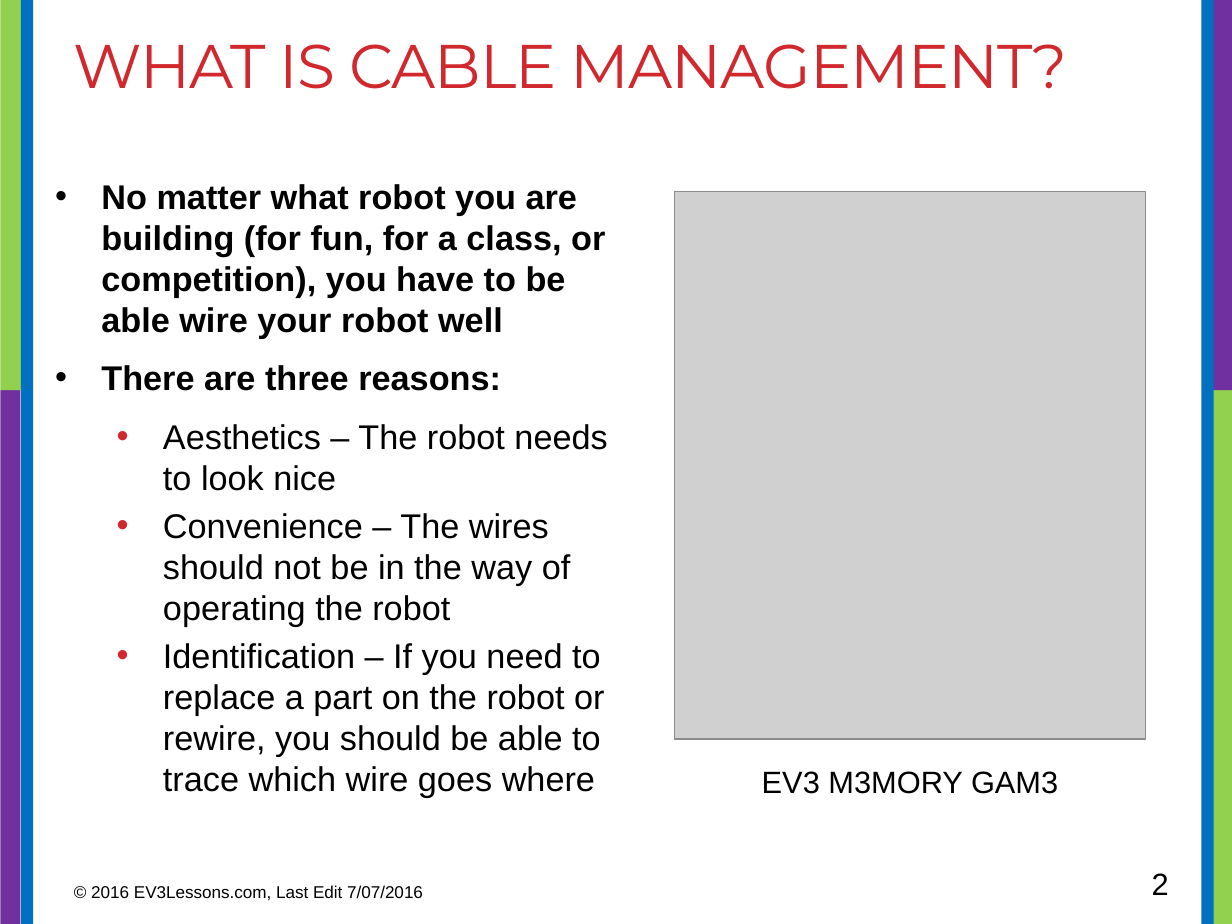
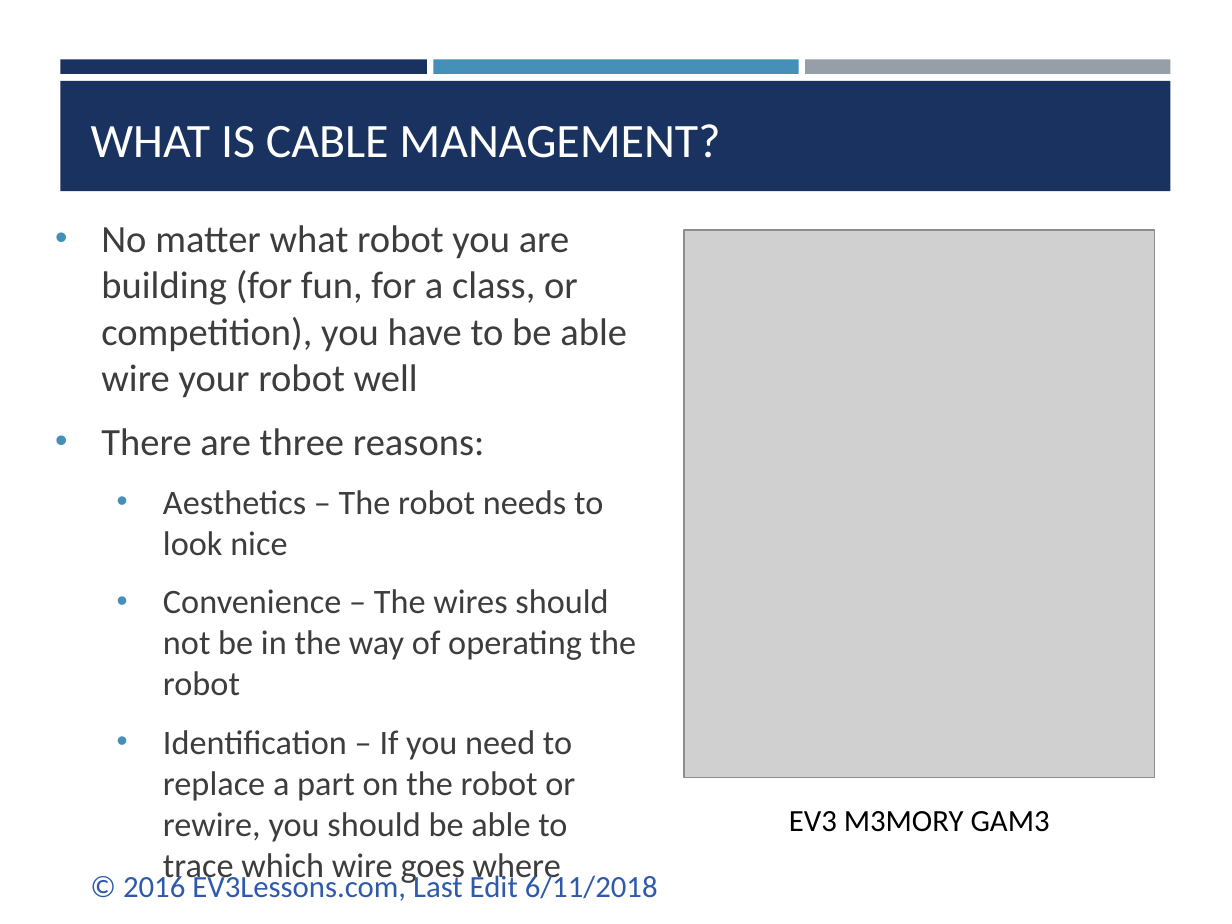
Before and after one commit to ev3lessons/FLL-Tutorials, a slide deck: slide 2 of translations/en-us/RobotGame/CableManagement.pptx. Drawn at 1232x924 pixels with LibreOffice and Linux fonts; fonts in the diff are those of the drawing; grey boxes stand for pictures. Boxes give left, top, right and bottom in pixels: in the first picture for what was removed or moved away, otherwise in the second. Text is boxed around its words. In the diff, an @@ line names an element or a change of style, - is before the commit and + after.

```diff
--- a/translations/en-us/RobotGame/CableManagement.pptx
+++ b/translations/en-us/RobotGame/CableManagement.pptx
@@ rectangle removed at [0,0,25,391] @@
@@ rectangle removed at [21,0,33,924] @@
@@ rectangle removed at [1201,0,1214,924] @@
@@ rectangle removed at [1207,0,1232,391] @@
@@ rectangle added at [60,59,426,74], fill #1A3260 @@
@@ rectangle added at [434,59,798,74], fill #4590B8 @@
@@ rectangle added at [806,59,1170,74], fill #969FA7 @@
@@ rectangle added at [60,81,1170,191], fill #1A3260 @@
@@ title "WHAT IS CABLE MANAGEMENT?": place and size @@
-title "WHAT IS CABLE MANAGEMENT?" at [74,44,1067,89]
+title "WHAT IS CABLE MANAGEMENT?" at [91,124,720,158]
@@ title "WHAT IS CABLE MANAGEMENT?" at [91,124,720,158]: size 36 to 28 pt, font Montserrat to Calibri, text colour #D1282E to #FFFFFF, letter spacing -0.6 to 0 pt; vertical alignment top to bottom @@
@@ text "No matter what robot you ...": place and size @@
-text "No matter what robot you ..." at [101,184,607,797]
+text "No matter what robot you ..." at [101,225,636,840]
@@ text "No matter what robot you ..." at [101,225,636,840]: size 20 to 22.5 pt, bold off in "No matter what robot you are building ...", "There are three reasons:"; font Arial to Calibri, text colour #000000 to #3D3D3D; more space between paragraphs; bullet colour #D1282E to #4590B8 @@
@@ picture: place and size @@
-picture at [675,191,1146,738]
+picture at [684,230,1154,777]
@@ rectangle removed at [0,391,20,924] @@
@@ rectangle removed at [1212,391,1232,924] @@
@@ text "EV3 M3MORY GAM3": place and size @@
-text "EV3 M3MORY GAM3" at [762,771,1058,794]
+text "EV3 M3MORY GAM3" at [789,811,1050,832]
@@ text "EV3 M3MORY GAM3" at [789,811,1050,832]: font Arial to Calibri @@
@@ text at [123,871,658,901]: text changed; size 10 to 18 pt; font Arial to Calibri; text colour #000000 to #2F5AAC @@
-© 2016 EV3Lessons.com, Last Edit 7/07/2016
+© 2016 EV3Lessons.com, Last Edit 6/11/2018
@@ page number removed at [1152,873,1169,895] @@
-2
```
Also in this commit, not shown: 8 other slides changed, 24 other files.
